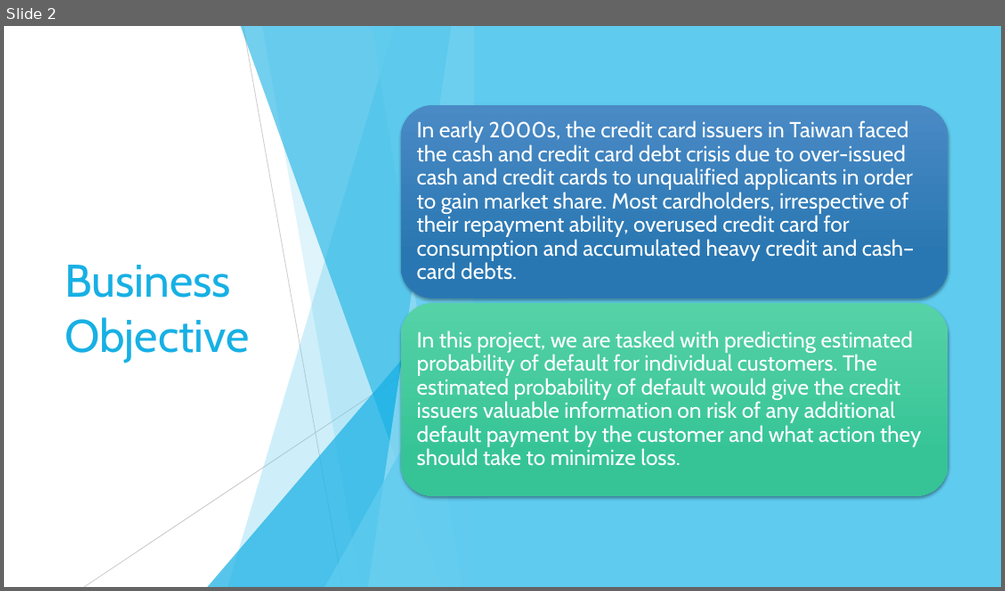
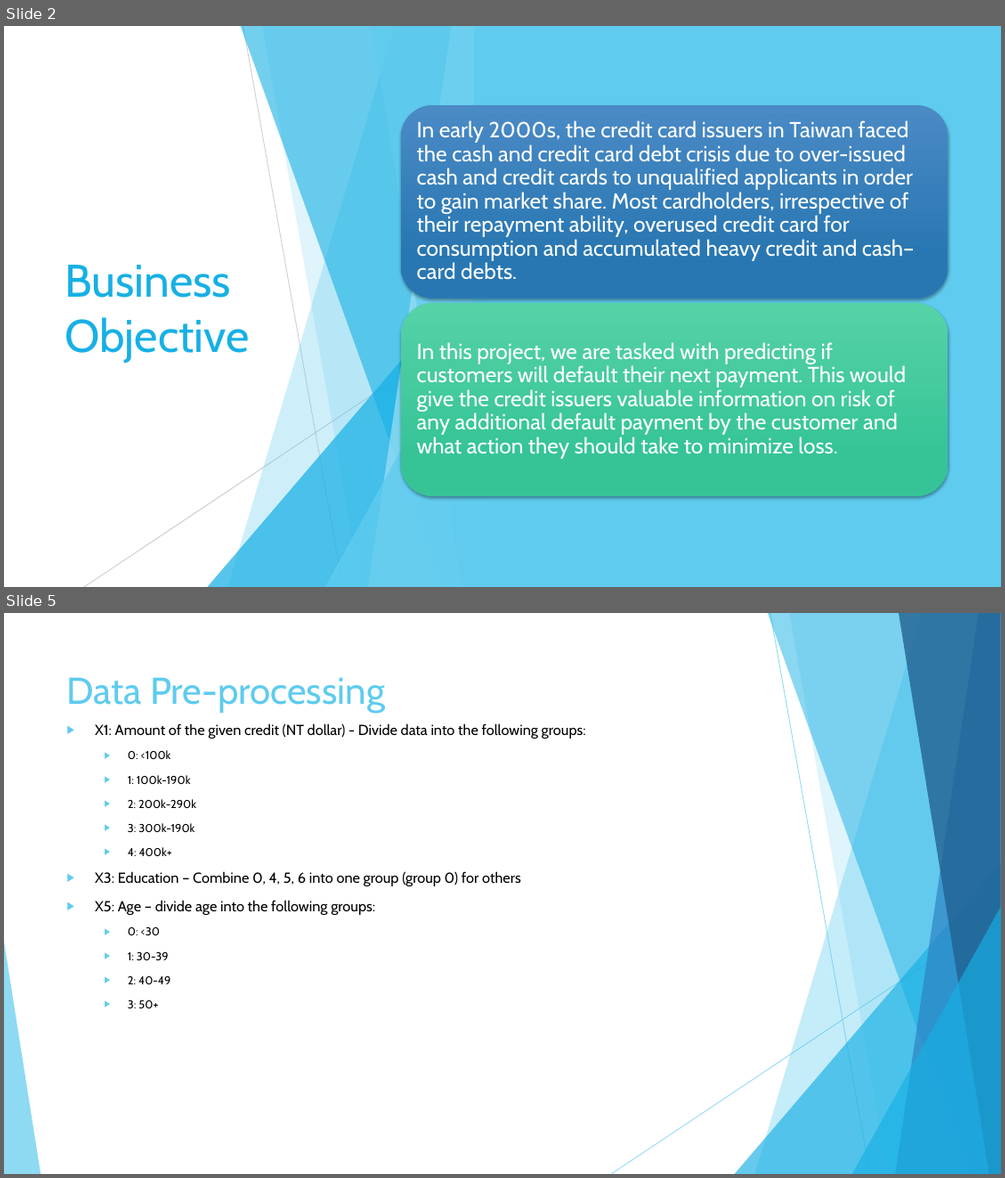
Before and after one commit to mianhuang/DataAnalytics-Python-Code, a slide deck: C5T1_CreditOne_Framework.pptx. Shown one above the other, each under a label of ours: slide 2 before the commit, slides 2 and 5 after it; the slides between them are not shown. The pictures are 1005x591 and 1005x1178 pixels, drawn with LibreOffice and Linux fonts; fonts in the diff are those of the drawing. Boxes give left, top, right and bottom in pixels: in the first picture for what was removed or moved away, otherwise in the second. Text is boxed around its words. In the diff, an @@ line names an element or a change of style, - is before the commit and + after.

```diff
--- a/C5T1_CreditOne_Framework.pptx
+++ b/C5T1_CreditOne_Framework.pptx
@@ slide 5 added at [4,613,1001,1174], background #FFFFFF; not listed: 10 template elements that a slide beside it also shows @@
@@ title added at [67,677,385,713], 36 pt, text #5FCBEF @@
+Data Pre-processing
@@ text added at [95,723,586,1008], 14 pt, text #000000 @@
+▶ X1: Amount of the given credit (NT dollar) - Divide data into the following groups:
+  ▶ 0: <100k
+  ▶ 1: 100k-190k
+  ▶ 2: 200k-290k
+  ▶ 3: 300k-190k
+  ▶ 4: 400k+
+▶ X3: Education – Combine 0, 4, 5, 6 into one group (group 0) for others
+▶ X5: Age – divide age into the following groups:
+  ▶ 0: <30
+  ▶ 1: 30-39
+  ▶ 2: 40-49
+  ▶ 3: 50+
@@ slide 2 changed as well @@
@@ text at [417,342,906,459]: text changed @@
-In this project, we are tasked with predicting estimated probability of default for individual customers. The estimated probability of default would give the credit issuers valuable information on risk of any additional default payment by the customer and what action they should take to minimize loss.
+In this project, we are tasked with predicting if customers will default their next payment. This would give the credit issuers valuable information on risk of any additional default payment by the customer and what action they should take to minimize loss.
```
Also in this commit, not shown: 3 other slides changed, 4 other slides added.
